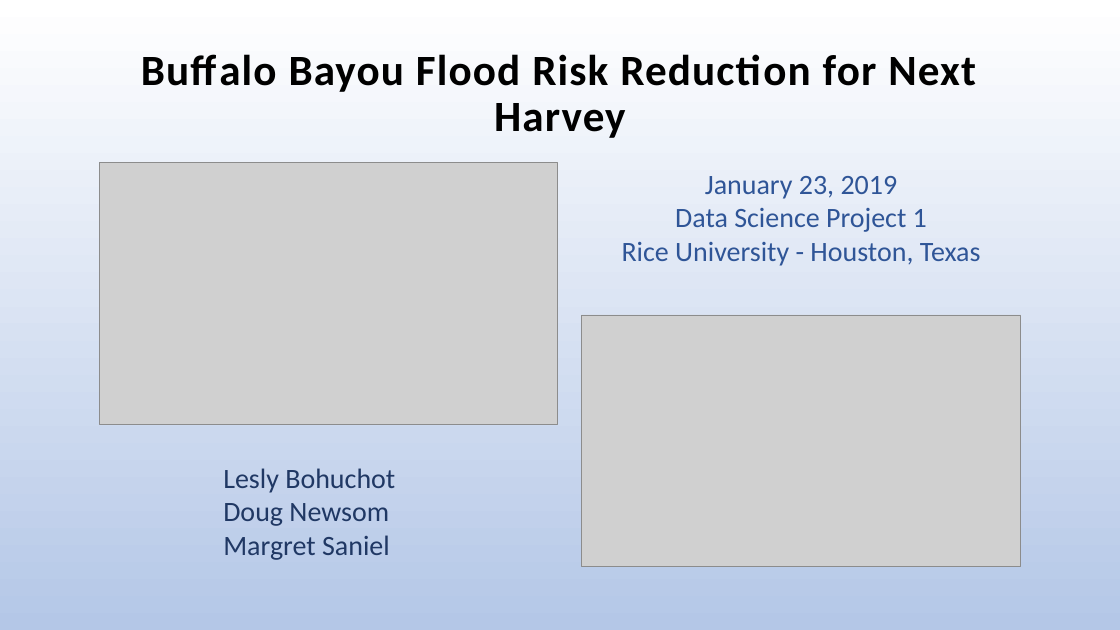
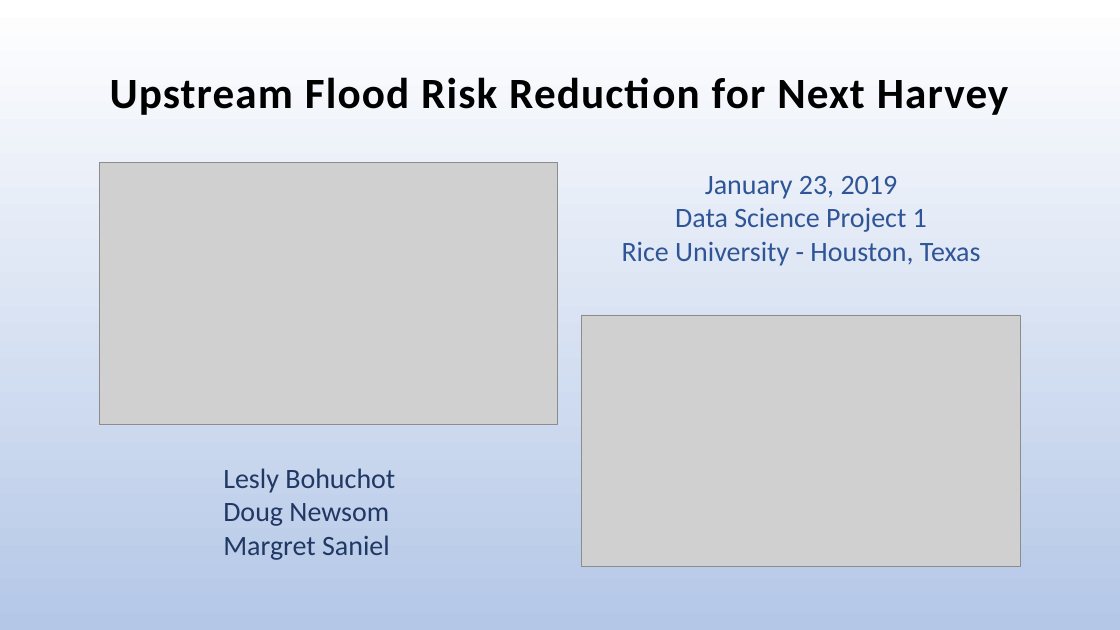
Before and after one commit to Margsaniel/htxemergencycoders, a slide deck: slide 1 of reports/presentation_FINAL.pptx. Drawn at 1120x630 pixels with LibreOffice and Linux fonts; fonts in the diff are those of the drawing; grey boxes stand for pictures. Boxes give left, top, right and bottom in pixels: in the first picture for what was removed or moved away, otherwise in the second. Text is boxed around its words. In the diff, an @@ line names an element or a change of style, - is before the commit and + after.

```diff
--- a/reports/presentation_FINAL.pptx
+++ b/reports/presentation_FINAL.pptx
@@ title at (x1=110, y1=77, x2=1008, y2=115): text changed @@
-Buffalo Bayou Flood Risk Reduction for Next Harvey
+Upstream Flood Risk Reduction for Next Harvey
```
Also in this commit, not shown: 1 other slide changed, 1 other file.
